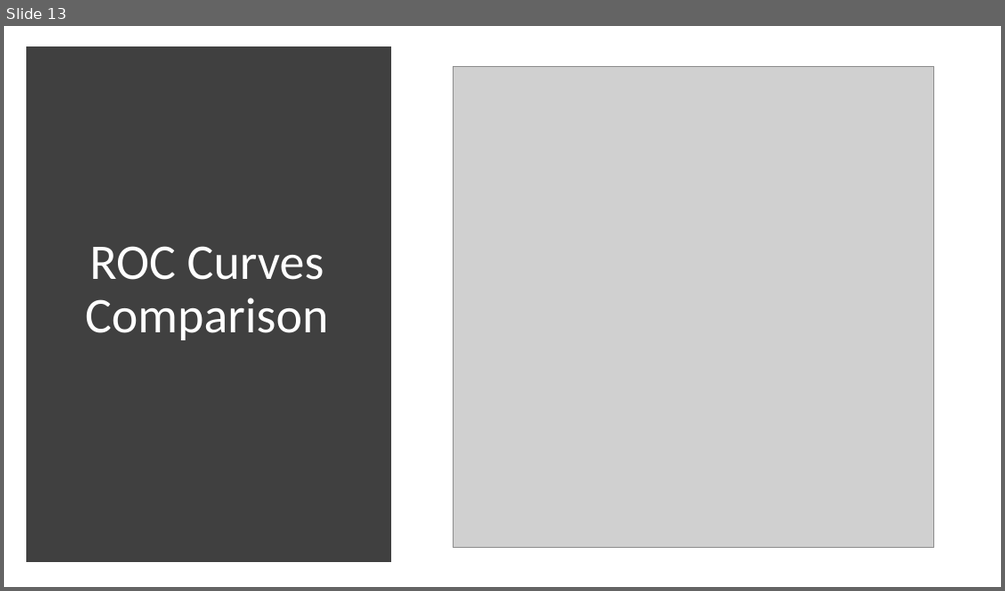
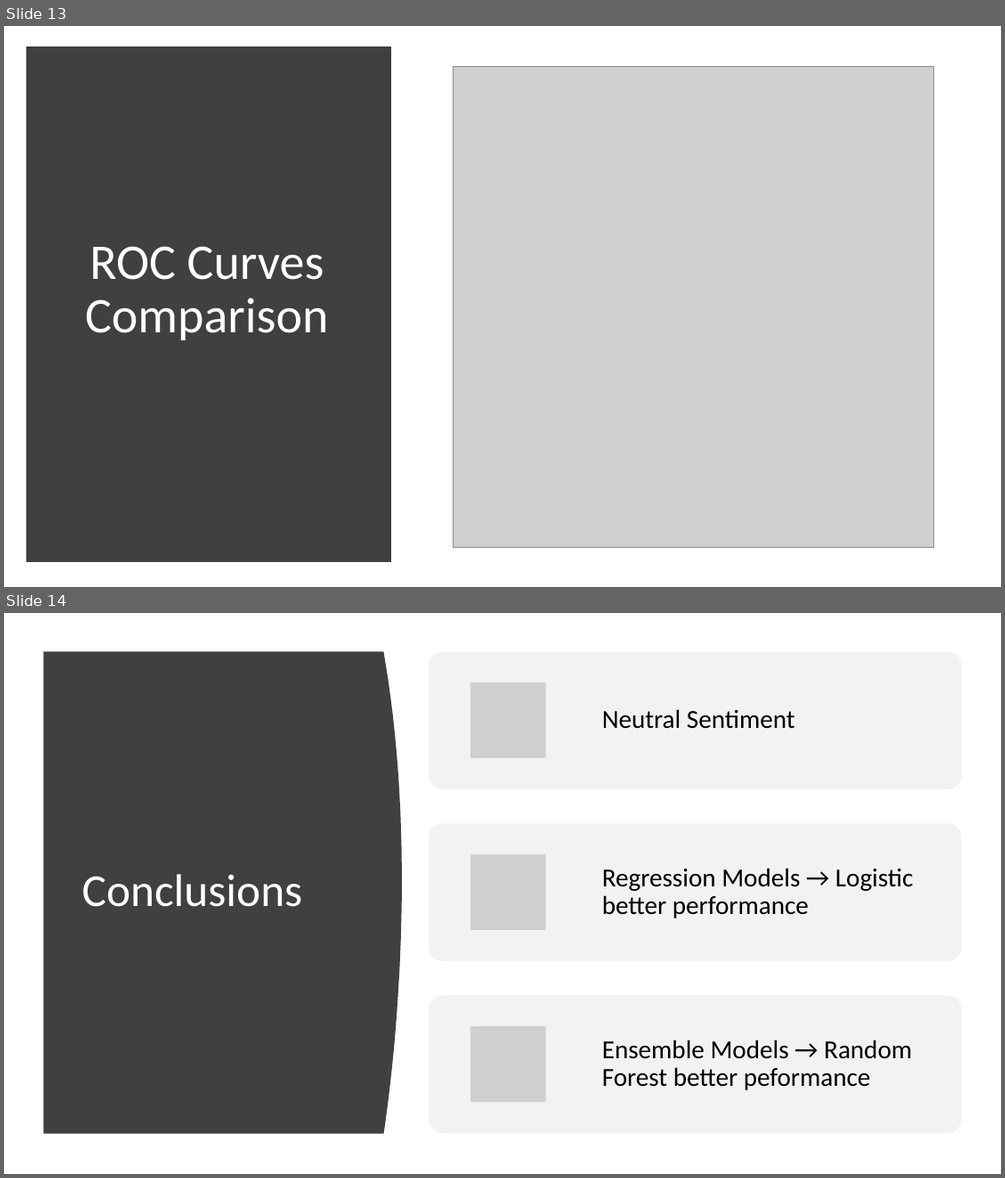
Before and after one commit to Mastersz/Proyecto_Mineria, a slide deck: Data_Mining.pptx. Shown one above the other, each under a label of ours: slide 13 before the commit, slides 13 and 14 after it. The pictures are 1005x591 and 1005x1178 pixels, drawn with LibreOffice and Linux fonts; fonts in the diff are those of the drawing; grey boxes stand for pictures. Boxes give left, top, right and bottom in pixels: in the first picture for what was removed or moved away, otherwise in the second. Text is boxed around its words. In the diff, an @@ line names an element or a change of style, - is before the commit and + after.

Commit message:
Conclusions added

```diff
--- a/Data_Mining.pptx
+++ b/Data_Mining.pptx
@@ slide 14 added at [4,613,1001,1174], background #FFFFFF @@
@@ freeform shape added at [44,652,402,1134], fill #404040 @@
@@ title added at [82,874,303,907], 44 pt, text #FFFFFF @@
+Conclusions
@@ group added at [429,652,961,1133]: 3 rounded rectangles, 3 pictures, 3 texts @@
+Neutral Sentiment
+Regression Models → Logistic better performance
+Ensemble Models → Random Forest better peformance
```
Also in this commit, not shown: 1 slide changed.
